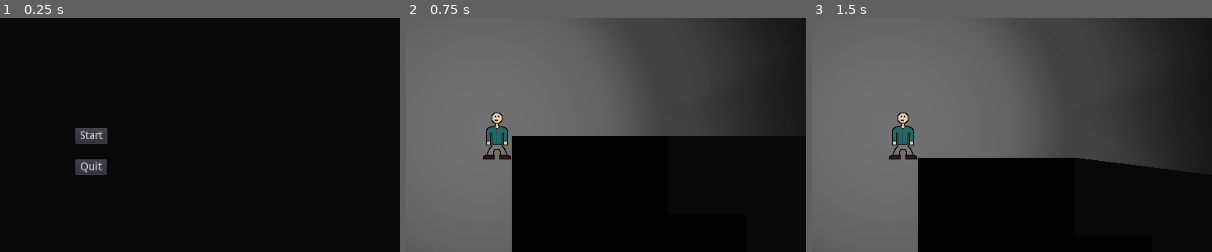
Above: before the commit, frames 1-3 (left to right).
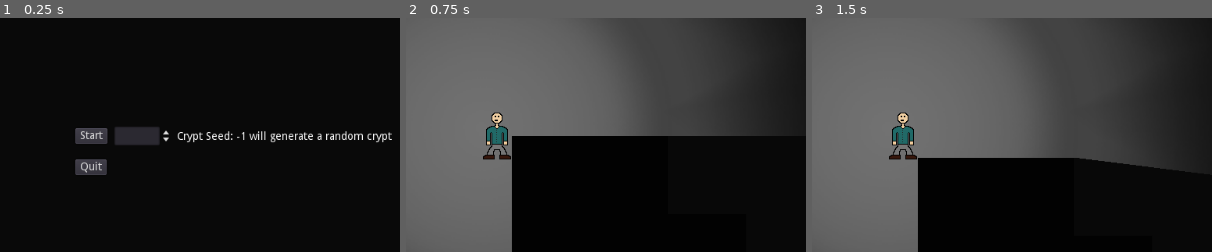
Above: after the commit, the same moments.

Repository: jamesaorson/into-the-crypt
Game: Godot game, scene res://ui/main_menu/main_menu.tscn
Same seed, same stepped clock (60 frames per second), same inputs: the game is played once before the commit and once after it.
Inputs:
- Up to frame 1 (0.25 s): no input
- Up to frame 2 (0.75 s): click "Start" at 0.5 s
- Up to frame 3 (1.5 s): tap Enter (ui_accept) at 1.25 s; hold W (player_move_up) from 1.28 s (still down); hold Enter (ui_accept) from 1.28 s (still down)
The pictures show only the part of the screen within x 39-89%, y 25-75%; the shares and areas given below are measured in that part.

The runs differ from the first frame. In frame 1, 1.9% of the frame differs, in the area x 28-98%, y 46-55%; in frame 2, nothing differs; in frame 3, nothing differs.

Commit message:
Allow exit to main menu and world re-generation.

Diff:
--- a/crypt/crypt.gd
+++ b/crypt/crypt.gd
@@ -6,10 +6,12 @@
 # Godot Functions #
 ###################
 
+var shouldGenerate = false
+
 func _process(delta):
 	if Input.is_action_pressed("pause"):
-		quit_game()
-	elif Input.is_action_pressed("reset"):
+		quit_to_main_menu()
+	if Input.is_action_pressed("reset"):
 		create_crypt()
 
 func _ready():
@@ -28,9 +30,10 @@
 	else:
 		cryptGeneratorNode = cryptGenerator.instance()
 		get_tree().root.add_child(cryptGeneratorNode)
-	randomize()
-	var cryptSeed = randi()
-	cryptGeneratorNode.generate_crypt(cryptSeed)
+	cryptGeneratorNode.generate_crypt()
 
-func quit_game():
-	get_tree().quit()
+func quit_to_main_menu():
+	var cryptGeneratorNodes = get_tree().get_nodes_in_group("crypt_generator")
+	for cryptGeneratorNode in cryptGeneratorNodes:
+		cryptGeneratorNode.destroy()
+	get_tree().change_scene("res://ui/main_menu/main_menu.tscn")
--- a/crypt/crypt_generator/crypt_generator.gd
+++ b/crypt/crypt_generator/crypt_generator.gd
@@ -273,7 +273,6 @@
 
 var playerStartPosition = map_to_world(PLAYER_START_POSITION)
 var crypt = []
-var cryptSeed = -1
 
 ####################
 # Helper Functions #
@@ -289,17 +288,25 @@
 		get_tree().root.add_child(player)
 	player.position.x = self.playerStartPosition.x
 	player.position.y = self.playerStartPosition.y
-	player.set_crypt_seed_text(self.cryptSeed)
+	player.set_crypt_seed_text()
+
+func destroy():
+	var playerNodes = get_tree().get_nodes_in_group("player")
+	for playerNode in playerNodes:
+		playerNode.destroy()
+	queue_free()
 
 func draw_crypt():
 	for y in range(len(self.crypt)):
 		for x in range(len(self.crypt[y])):
 			set_cell(x, y, self.crypt[y][x])
 
-func generate_crypt(cryptSeed):
-	self.cryptSeed = cryptSeed
-	print("Generating crypt with seed ", self.cryptSeed)
-	seed(self.cryptSeed)
+func generate_crypt():
+	if crypt_globals.cryptSeed == null:
+		randomize()
+		crypt_globals.cryptSeed = randi()
+	print("Generating crypt with seed ", crypt_globals.cryptSeed)
+	seed(crypt_globals.cryptSeed)
 	clear()
 	CRYPT_HEIGHT = CRYPT_SECTION_SIZE * floor(rand_range(CRYPT_MIN_HEIGHT, CRYPT_MAX_HEIGHT))
 	CRYPT_WIDTH = CRYPT_SECTION_SIZE * floor(rand_range(CRYPT_MIN_WIDTH, CRYPT_MAX_WIDTH))
--- /dev/null
+++ b/crypt/crypt_globals.gd
@@ -0,0 +1,3 @@
+extends Node
+
+var cryptSeed = null
--- a/player/playerKinematicBody.gd
+++ b/player/playerKinematicBody.gd
@@ -19,6 +19,9 @@
 	get_input()
 	move_and_slide(velocity * delta)
 
+func destroy():
+	queue_free()
+
 func get_input():
 	if Input.is_action_just_pressed("sprint"):
 		isSprinting = true
@@ -37,9 +40,8 @@
 
 	velocity *= friction
 
-func set_crypt_seed_text(cryptSeed):
-	var cryptSeedString = "Crypt Seed: " + str(cryptSeed)
-	print(cryptSeedString)
+func set_crypt_seed_text():
+	var cryptSeedString = "Crypt Seed: " + str(crypt_globals.cryptSeed)
 	var labelNode = get_node("/root/PlayerKinematicBody2D/CryptSeedLayer/CryptSeedLabel")
 	labelNode.text = cryptSeedString
 	labelNode.update()
--- a/project.godot
+++ b/project.godot
@@ -18,6 +18,10 @@
 config/name="IntoTheCrypt"
 run/main_scene="res://ui/main_menu/main_menu.tscn"
 config/icon="res://icon.png"
+
+[autoload]
+
+crypt_globals="*res://crypt/crypt_globals.gd"
 
 [display]
 
--- a/ui/main_menu/main_menu.gd
+++ b/ui/main_menu/main_menu.gd
@@ -1,19 +1,4 @@
 extends Button
-
-var cryptScene = preload("res://crypt/crypt.tscn")
-
-###################
-# Godot Functions #
-###################
-
-func _process(delta):
-	if Input.is_action_pressed("ui_accept"):
-		start_game()
-	if Input.is_action_pressed("ui_cancel") or Input.is_action_pressed("exit"):
-		quit_game()
-
-func _ready():
-	set_process(true)
 
 ###################
 # Signal handlers #
@@ -33,4 +18,9 @@
 	get_tree().quit()
 
 func start_game():
-	get_tree().change_scene_to(cryptScene)
+	var levelSeedSpinBoxNode = get_node("/root/main_menu_control/start_button/level_seed_spin_box")
+	if levelSeedSpinBoxNode.value >= 0:
+		crypt_globals.cryptSeed = levelSeedSpinBoxNode.value
+	else:
+		crypt_globals.cryptSeed = null
+	get_tree().change_scene("res://crypt/crypt.tscn")
--- a/ui/main_menu/main_menu.tscn
+++ b/ui/main_menu/main_menu.tscn
@@ -18,6 +18,22 @@
 margin_bottom = 10.0
 text = "Start"
 script = ExtResource( 1 )
+
+[node name="level_seed_spin_box" type="SpinBox" parent="start_button"]
+margin_left = 50.0
+margin_top = -2.0
+margin_right = 124.0
+margin_bottom = 22.0
+min_value = -1.0
+max_value = 2.14748e+009
+value = -1.0
+
+[node name="seed_label" type="Label" parent="start_button/level_seed_spin_box"]
+margin_left = 80.0
+margin_top = 6.0
+margin_right = 325.0
+margin_bottom = 23.0
+text = "Crypt Seed: -1 will generate a random crypt"
 
 [node name="quit_button" type="Button" parent="."]
 anchor_left = 0.5
@@ -31,7 +47,5 @@
 text = "Quit"
 script = ExtResource( 1 )
 
-[node name="Spatial" type="Spatial" parent="."]
-
 [connection signal="pressed" from="start_button" to="start_button" method="_on_start_button_pressed"]
 [connection signal="pressed" from="quit_button" to="quit_button" method="_on_quit_button_pressed"]
Not shown, changed: export_presets.cfg
Not shown: 1 places in ui/main_menu/main_menu.tscn that only renumber resources
